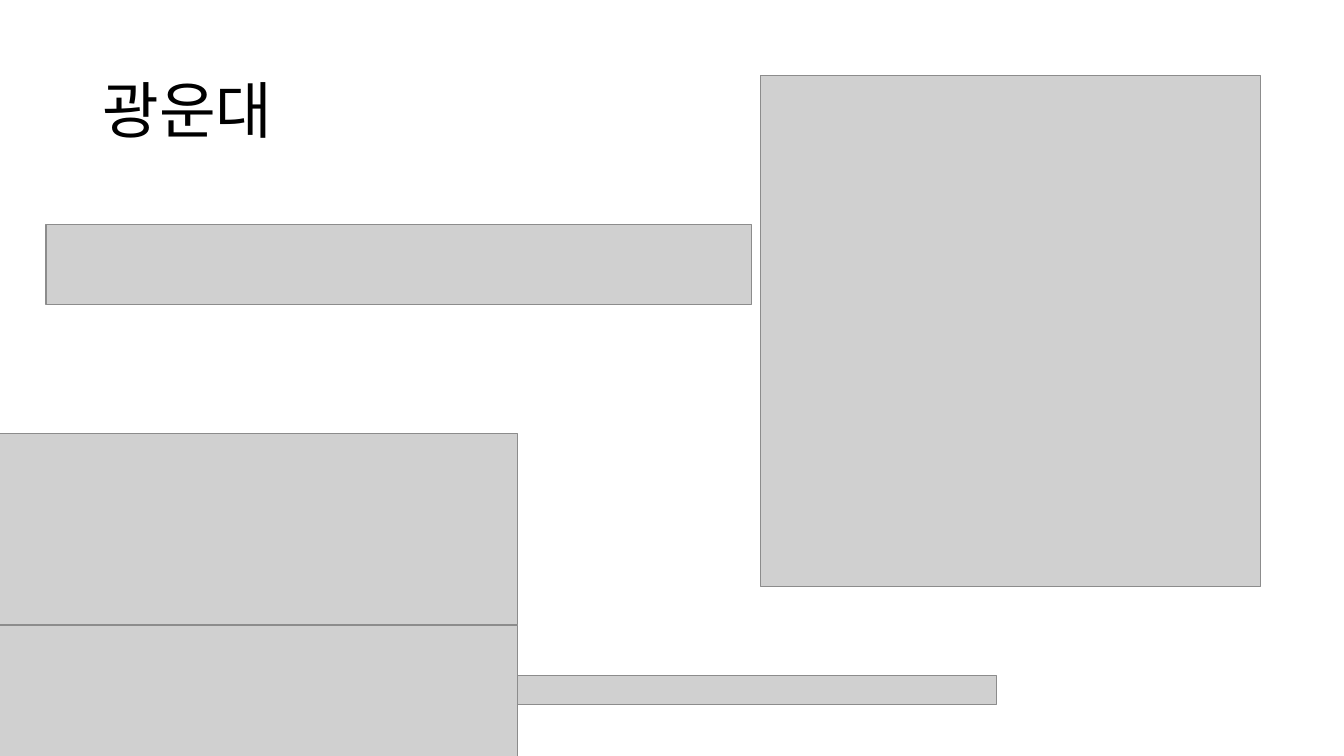
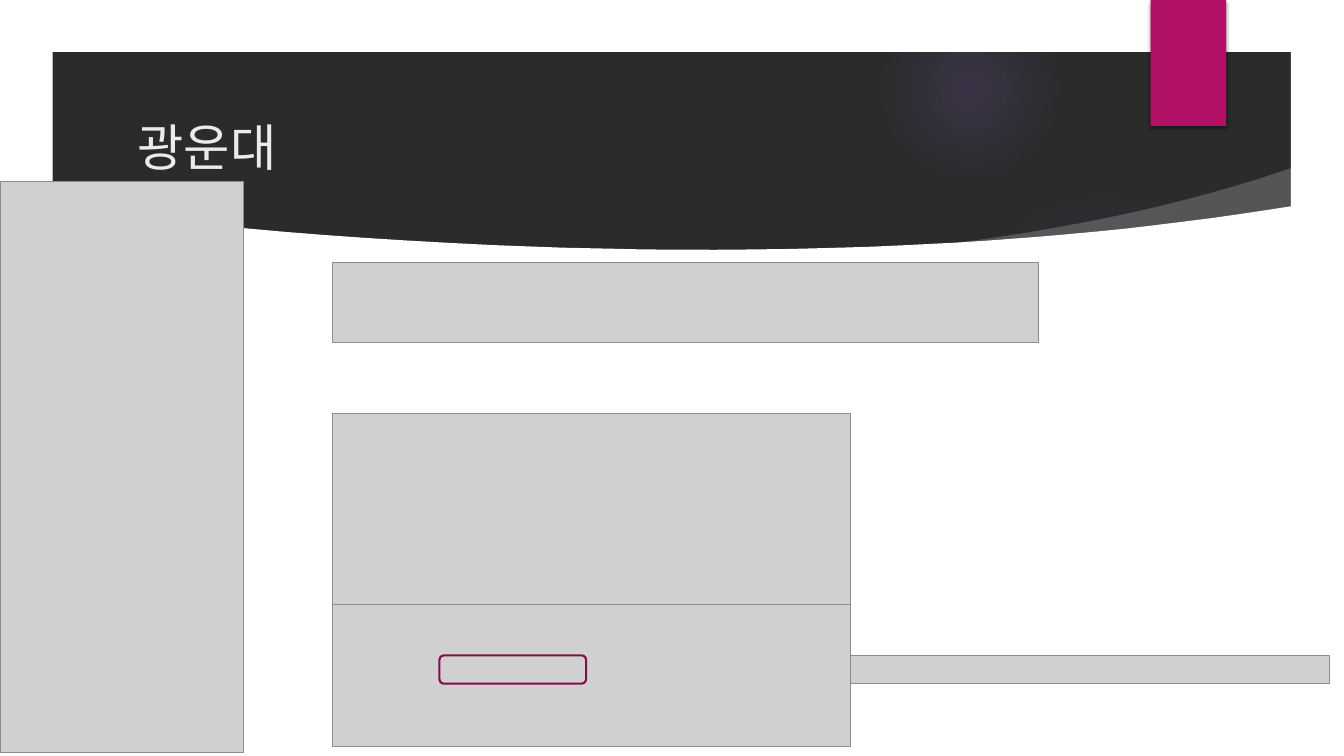
Before and after one commit to realette/back_up_files, a slide deck: slide 11 of 진로와직업 수행평가 진로 포트폴리오-2학년6반19번 주영욱.pptx. Drawn at 1344x756 pixels with LibreOffice and Linux fonts; fonts in the diff are those of the drawing; grey boxes stand for pictures; background and template pictures are left out; a plain dark background stands for a picture behind light text. Boxes give left, top, right and bottom in pixels: in the first picture for what was removed or moved away, otherwise in the second. Text is boxed around its words. In the diff, an @@ line names an element or a change of style, - is before the commit and + after.

```diff
--- a/진로와직업 수행평가 진로 포트폴리오-2학년6반19번 주영욱.pptx
+++ b/진로와직업 수행평가 진로 포트폴리오-2학년6반19번 주영욱.pptx
@@ background #FFFFFF to picture (left out) @@
@@ group added at <box>0,0,1344,756</box>: 5 ellipses, 3 freeform shapes @@
@@ rectangle added at <box>1150,0,1226,126</box>, fill #B31166 @@
@@ title "광운대": place and size @@
-title "광운대" at <box>102,82,272,138</box>
+title "광운대" at <box>137,124,276,170</box>
@@ title "광운대" at <box>137,124,276,170</box>: size 44 to 36 pt, font Noto Sans CJK KR to League Spartan, text colour #000000 to #EBEBEB; line spacing 0.9 to 1 @@
@@ picture: place and size @@
-picture at <box>761,75,1261,586</box>
+picture at <box>0,181,243,752</box>
@@ picture: place and size @@
-picture at <box>46,225,752,304</box>
+picture at <box>333,263,1038,343</box>
@@ 3 pictures: place and size @@
-3 pictures at <box>0,434,997,756</box>
+3 pictures at <box>333,413,1330,747</box>
@@ rounded rectangle added at <box>440,655,587,684</box>, outline #840D4B 1.5 pt @@
```
Also in this commit, not shown: 12 other slides changed.
